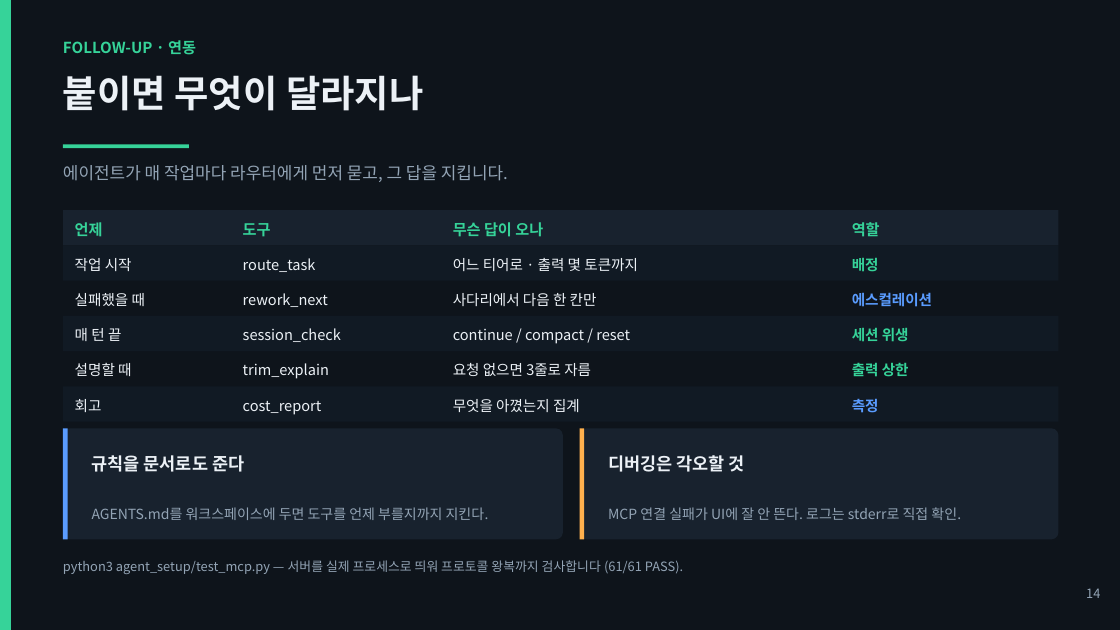
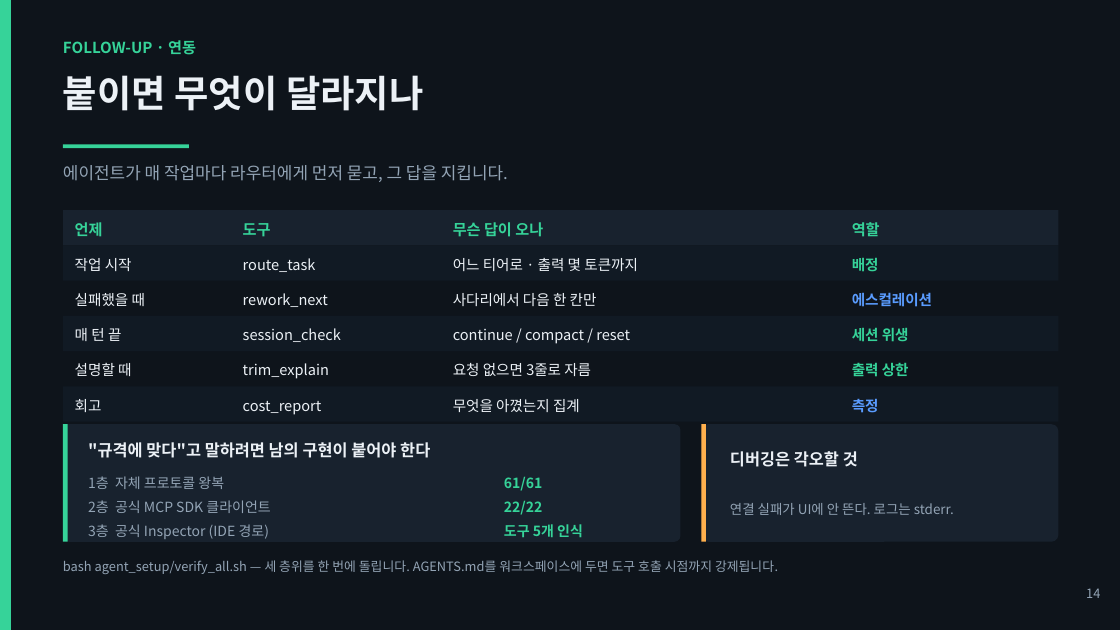
Before and after one commit to giyeop-cody/token-cost-lab, a slide deck: slide 14 of presentation/토큰_절약_발표_후속_에이전트셋팅.pptx. Drawn at 1120x630 pixels with LibreOffice and Linux fonts; fonts in the diff are those of the drawing. Boxes give left, top, right and bottom in pixels: in the first picture for what was removed or moved away, otherwise in the second. Text is boxed around its words. In the diff, an @@ line names an element or a change of style, - is before the commit and + after.

Commit message:
verify: 공식 MCP SDK·Inspector 교차검증 통과 (181건), 라우터 실버그 2건 수정

```diff
--- a/presentation/토큰_절약_발표_후속_에이전트셋팅.pptx
+++ b/presentation/토큰_절약_발표_후속_에이전트셋팅.pptx
@@ rounded rectangle: place and size @@
-rounded rectangle at box(63, 429, 563, 539)
+rounded rectangle at box(63, 424, 681, 542)
@@ rounded rectangle at box(63, 424, 681, 542): proportions changed @@
@@ rectangle: place and size @@
-rectangle at box(63, 429, 68, 539)
+rectangle at box(63, 424, 68, 542)
@@ rectangle at box(63, 424, 68, 542): fill #5A9CFF to #36D399 @@
@@ text at box(88, 442, 430, 458): text changed; size 15 to 14 pt @@
-규칙을 문서로도 준다
+"규격에 맞다"고 말하려면 남의 구현이 붙어야 한다
@@ rounded rectangle: place and size @@
-rounded rectangle at box(580, 429, 1059, 539)
+rounded rectangle at box(702, 424, 1059, 542)
@@ rectangle: place and size @@
-rectangle at box(580, 429, 585, 539)
+rectangle at box(702, 424, 707, 542)
@@ text "디버깅은 각오할 것": place and size @@
-text "디버깅은 각오할 것" at box(608, 455, 745, 472)
+text "디버깅은 각오할 것" at box(730, 451, 858, 467)
@@ text "디버깅은 각오할 것" at box(730, 451, 858, 467): size 15 to 14 pt @@
@@ text at box(88, 476, 270, 539): text changed @@
-AGENTS.md를 워크스페이스에 두면 도구를 언제 부를지까지 지킨다.
+1층 자체 프로토콜 왕복
+2층 공식 MCP SDK 클라이언트
+3층 공식 Inspector (IDE 경로)
@@ text added at box(504, 476, 583, 538), 12 pt, text #36D399, bold @@
+61/61
+22/22
+도구 5개 인식
@@ text at box(730, 503, 954, 515): text changed; size 12 to 11.5 pt @@
-MCP 연결 실패가 UI에 잘 안 뜬다. 로그는 stderr로 직접 확인.
+연결 실패가 UI에 안 뜬다. 로그는 stderr.
@@ text at box(63, 560, 778, 574): text changed @@
-python3 agent_setup/test_mcp.py — 서버를 실제 프로세스로 띄워 프로토콜 왕복까지 검사합니다 (61/61 PASS).
+bash agent_setup/verify_all.sh — 세 층위를 한 번에 돌립니다. AGENTS.md를 워크스페이스에 두면 도구 호출 시점까지 강제됩니다.
```
Also in this commit, not shown: 1 other slide changed, 6 other files.
